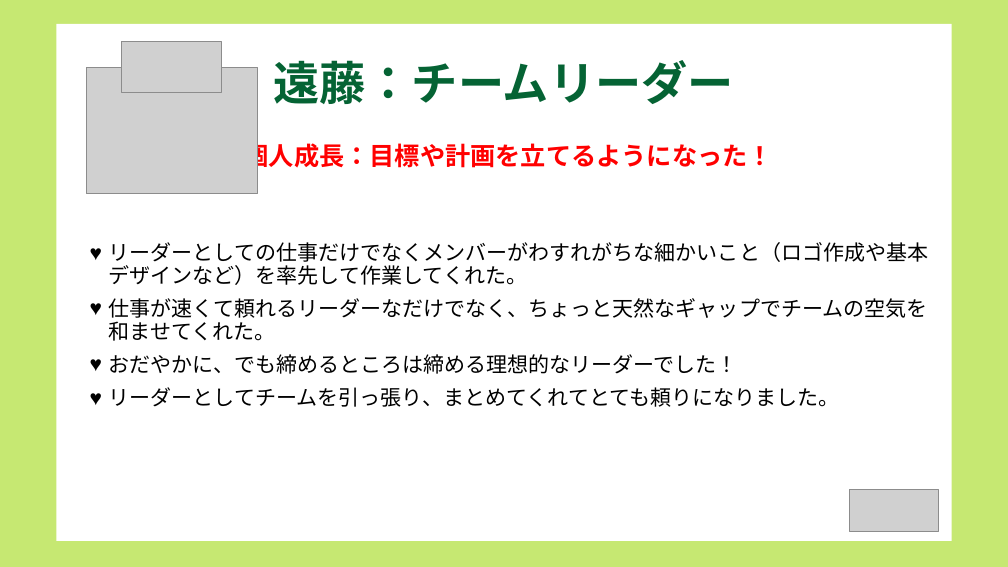
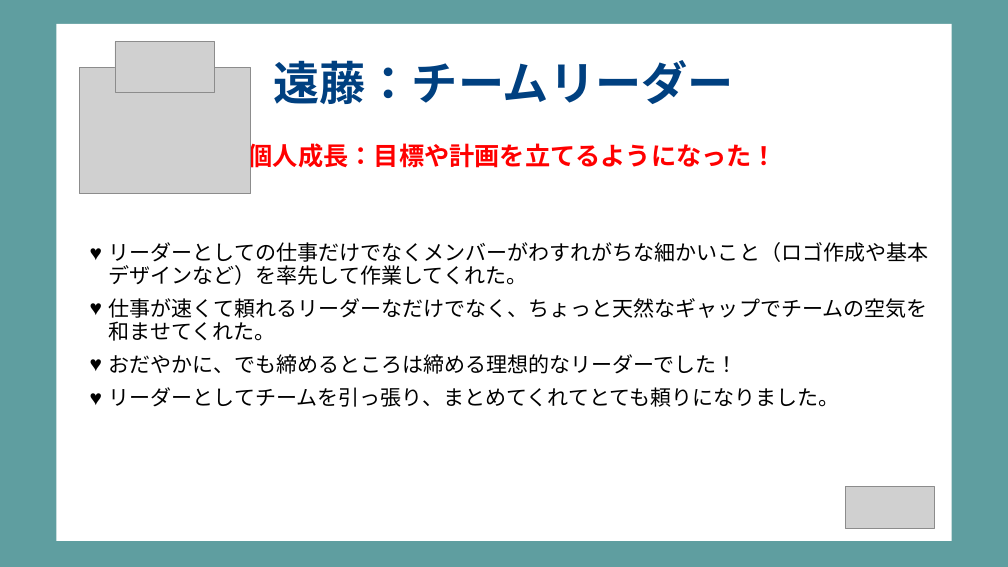
Before and after one commit to dojo2022/B-3, a slide deck: slide 14 of doc/B-3_配布資料/B3炙りえんがわ_成果発表会資料.pptx. Drawn at 1008x567 pixels with LibreOffice and Linux fonts; fonts in the diff are those of the drawing; grey boxes stand for pictures. Boxes give left, top, right and bottom in pixels: in the first picture for what was removed or moved away, otherwise in the second. Text is boxed around its words. In the diff, an @@ line names an element or a change of style, - is before the commit and + after.

```diff
--- a/doc/B-3_配布資料/B3炙りえんがわ_成果発表会資料.pptx
+++ b/doc/B-3_配布資料/B3炙りえんがわ_成果発表会資料.pptx
@@ background #C6E872 to #5F9EA0 @@
@@ title "遠藤：チームリーダー" at (273, 60, 734, 104): text colour #056334 to #004080 @@
@@ text "個人成長：目標や計画を立てるようになった！": place and size @@
-text "個人成長：目標や計画を立てるようになった！" at (244, 139, 773, 172)
+text "個人成長：目標や計画を立てるようになった！" at (248, 139, 777, 172)
@@ 3 pictures: place and size @@
-3 pictures at (86, 42, 938, 531)
+3 pictures at (79, 42, 935, 529)
```
Also in this commit, not shown: 19 other slides changed.
